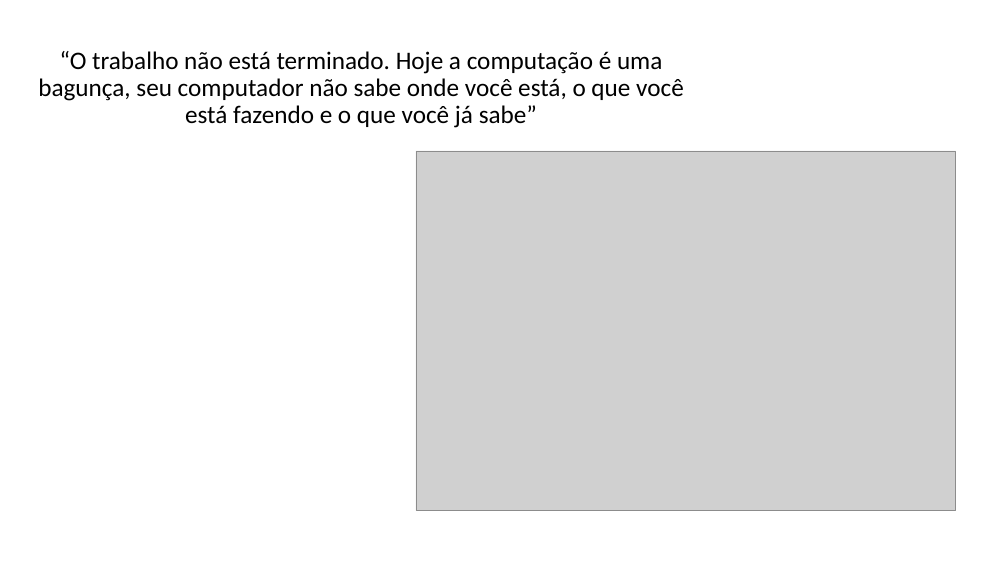
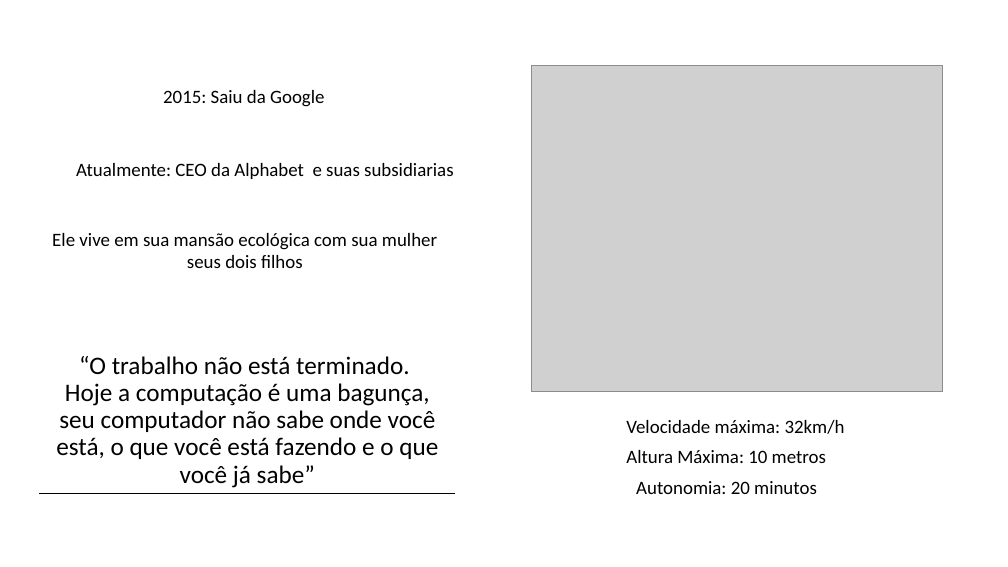
Before and after one commit to GVRO1/BandTec, a slide deck: slide 4 of Larry Page.pptx. Drawn at 1008x567 pixels with LibreOffice and Linux fonts; fonts in the diff are those of the drawing; grey boxes stand for pictures. Boxes give left, top, right and bottom in pixels: in the first picture for what was removed or moved away, otherwise in the second. Text is boxed around its words. In the diff, an @@ line names an element or a change of style, - is before the commit and + after.

```diff
--- a/Larry Page.pptx
+++ b/Larry Page.pptx
@@ picture added at box(532, 65, 942, 392) @@
@@ text added at box(163, 90, 324, 107), 18 pt, text #000000 @@
+2015: Saiu da Google
@@ text added at box(76, 163, 453, 179), 18 pt, text #000000 @@
+Atualmente: CEO da Alphabet e suas subsidiarias
@@ picture removed at box(416, 151, 956, 511) @@
@@ text added at box(52, 233, 437, 268), 18 pt, text #000000 @@
+Ele vive em sua mansão ecológica com sua mulher
+seus dois filhos
@@ title "“O trabalho não está terminado. ..." rewrapped from box(38, 51, 684, 128) to box(56, 356, 438, 488) @@
@@ text added at box(626, 420, 845, 434), 18 pt, text #000000 @@
+Velocidade máxima: 32km/h
@@ text added at box(626, 450, 826, 463), 18 pt, text #000000 @@
+Altura Máxima: 10 metros
@@ line added from (39, 494) to (455, 494), #000000 1 pt @@
@@ text added at box(636, 481, 817, 494), 18 pt, text #000000 @@
+Autonomia: 20 minutos
```
Also in this commit, not shown: 1 slide added.
